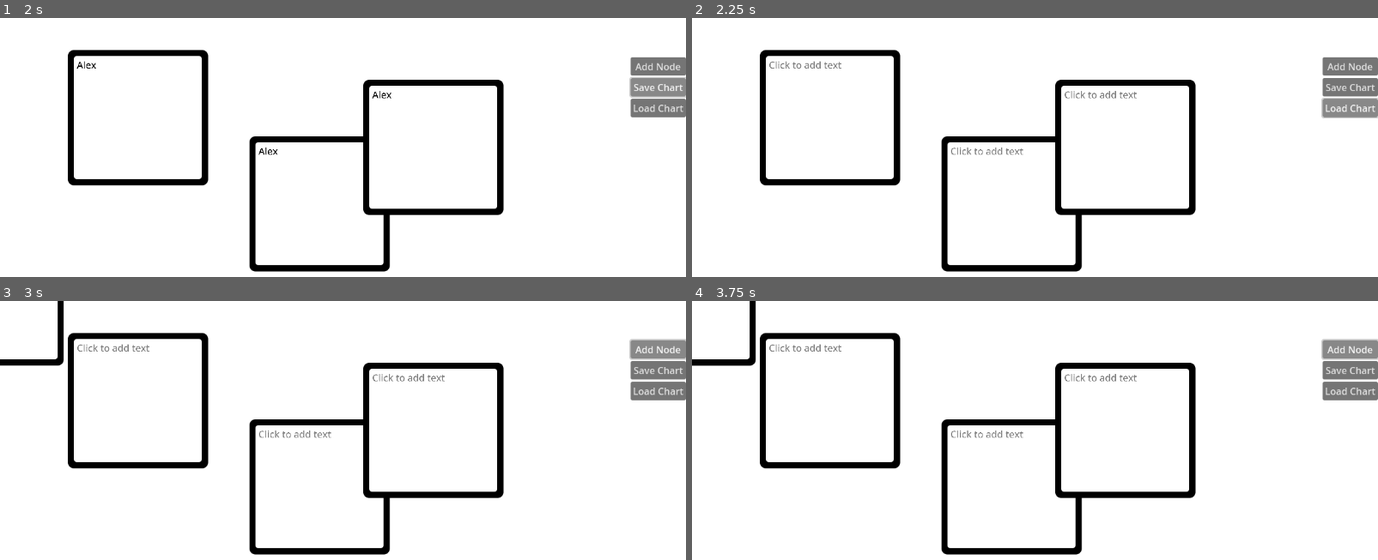
Above: before the commit, frames 1-4 (two rows, left to right).
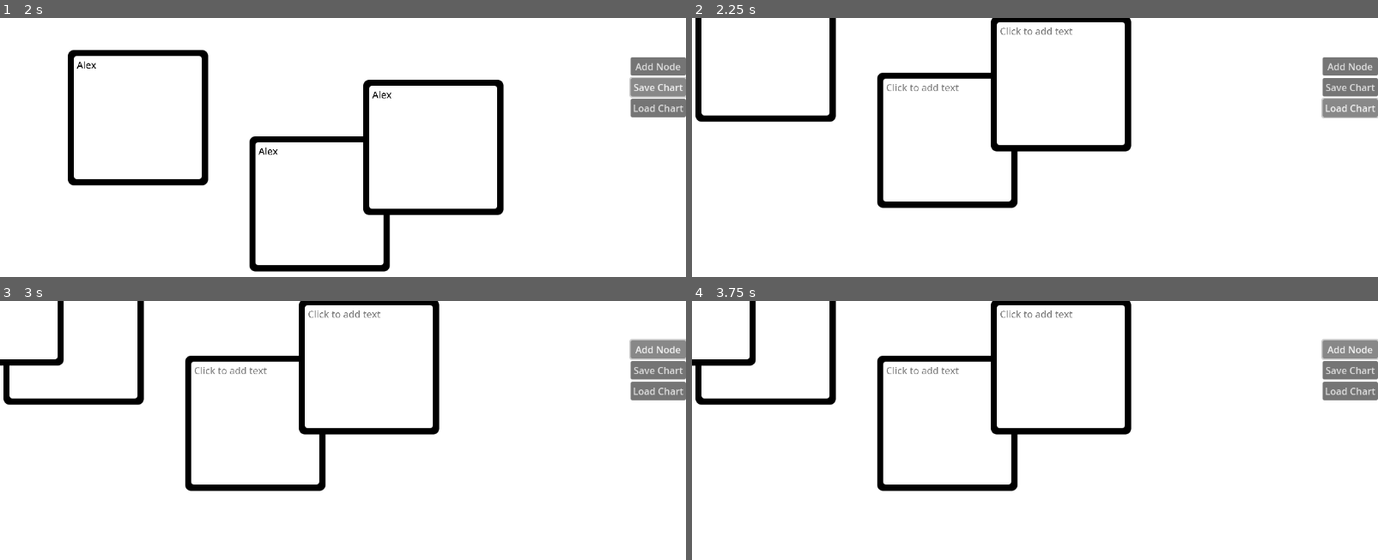
Above: after the commit, the same moments.

Repository: Shuflduf/Flow-Chart
Game: Godot game, scene res://scenes/main.tscn
Two runs of this game, one before a commit and one after it. Both use one fixed random seed, a clock stepped at 60 frames per second and the inputs below. The engine's default icon, where the game draws it, is replaced by a stand-in: a white triangle on a blue panel in a dark square.
Inputs (mouse positions are in pixels of both pictures, inside the frame that each line leads up to):
- Up to frame 1 (2 s): click (137, 116) at 0.52 s; type "Alex" at 0.6 s; click (322, 204) at 0.75 s; type "Alex" at 0.83 s; click (432, 147) at 0.98 s; type "Alex" at 1.07 s; click "Save Chart" at 1.25 s
- Up to frame 2 (2.25 s): click "Load Chart" at 2 s
- Up to frame 3 (3 s): click "Add Node" at 2.75 s
- Up to frame 4 (3.75 s): click "Add Node" at 3.5 s

Frame 1 is identical in both runs. In frame 2, 10% of the frame differs, in the area x 0-74%, y 0-99%; in frame 3, 10%; in frame 4, 10%.

Commit message:
struggled with saving text

Diff:
--- a/default_bus_layout.tres
+++ b/default_bus_layout.tres
@@ -4,5 +4,6 @@
 resource_name = "Amplify"
 
 [resource]
+bus/0/volume_db = -0.328256
 bus/0/effect/0/effect = SubResource("AudioEffectAmplify_8t02n")
 bus/0/effect/0/enabled = false
--- a/scenes/handle.tscn
+++ b/scenes/handle.tscn
@@ -3,7 +3,7 @@
 [ext_resource type="StyleBox" uid="uid://dfm61y3q7yh6" path="res://resources/no_texture.tres" id="1_d2rgy"]
 [ext_resource type="Script" path="res://scripts/handle.gd" id="2_cms6t"]
 
-[node name="Handle" type="Panel" groups=["Persist"]]
+[node name="Handle" type="Panel"]
 offset_right = 16.0
 offset_bottom = 16.0
 mouse_default_cursor_shape = 2
--- a/scripts/global.gd
+++ b/scripts/global.gd
@@ -6,7 +6,7 @@
 @export var settings: Settings = preload("res://resources/default_settings.tres")
 
 func save_chart() -> void:
-	var save_chart := FileAccess.open("user://save1.flchrt", FileAccess.WRITE)
+	var save_chart_file := FileAccess.open("user://save1.flchrt", FileAccess.WRITE)
 	var save_nodes := get_tree().get_nodes_in_group("Persist")
 	for node in save_nodes:
 		if node.scene_file_path.is_empty():
@@ -21,7 +21,7 @@
 
 		var json_string := JSON.stringify(node_data)
 
-		save_chart.store_line(json_string)
+		save_chart_file.store_line(json_string)
 
 
 func load_chart() -> void:
@@ -35,6 +35,9 @@
 	# the object it represents.
 	var save_game := FileAccess.open("user://save1.flchrt", FileAccess.READ)
 	while save_game.get_position() < save_game.get_length():
+		## delay effect
+		#for i in 10:
+			#await get_tree().process_frame
 		var json_string := save_game.get_line()
 
 		# Creates the helper class to interact with JSON
@@ -51,11 +54,15 @@
 
 		# Firstly, we need to create the object and add it to the tree and set its position.
 		var new_object: Node = load(node_data["filename"]).instantiate()
-		get_node(node_data["parent"]).add_child(new_object)
+		get_node(node_data["parent"]).call_deferred("add_child", new_object) #.add_child(new_object)
+
 		if node_data.has("pos_x"):
 			new_object.position = Vector2(node_data["pos_x"], node_data["pos_y"])
-			new_object.size = Vector2(node_data["size_x"], node_data["size_y"])
-
+			#new_object.size = Vector2(node_data["size_x"], node_data["size_y"])
+			new_object.set_deferred("size", Vector2(node_data["size_x"], node_data["size_y"]))
+		#if node_data.has("text"):
+			#print("funnies")
+			#new_object.text = node_data["text"]
 		# Now we set the remaining variables.
 		for i: StringName in node_data.keys():
 			if i in ["filename", "parent", "pos_x", "pos_y", "size_x", "size_y"]:
--- a/scripts/handle.gd
+++ b/scripts/handle.gd
@@ -11,7 +11,7 @@
 const NO_TEXTURE = preload("res://resources/no_texture.tres")
 
 const POINTER = preload("res://scenes/pointer.tscn")
-#
+
 #func save() -> Dictionary:
 	#var save_dict := {
 		#"filename" : get_scene_file_path(),
--- a/scripts/node.gd
+++ b/scripts/node.gd
@@ -27,7 +27,7 @@
 		"pos_y" : position.y,
 		"size_x" : size.x,
 		"size_y" : size.y,
-		"text" : text.text,
+		"text" : %TextEdit.text,
 	}
 	return save_dict
 
